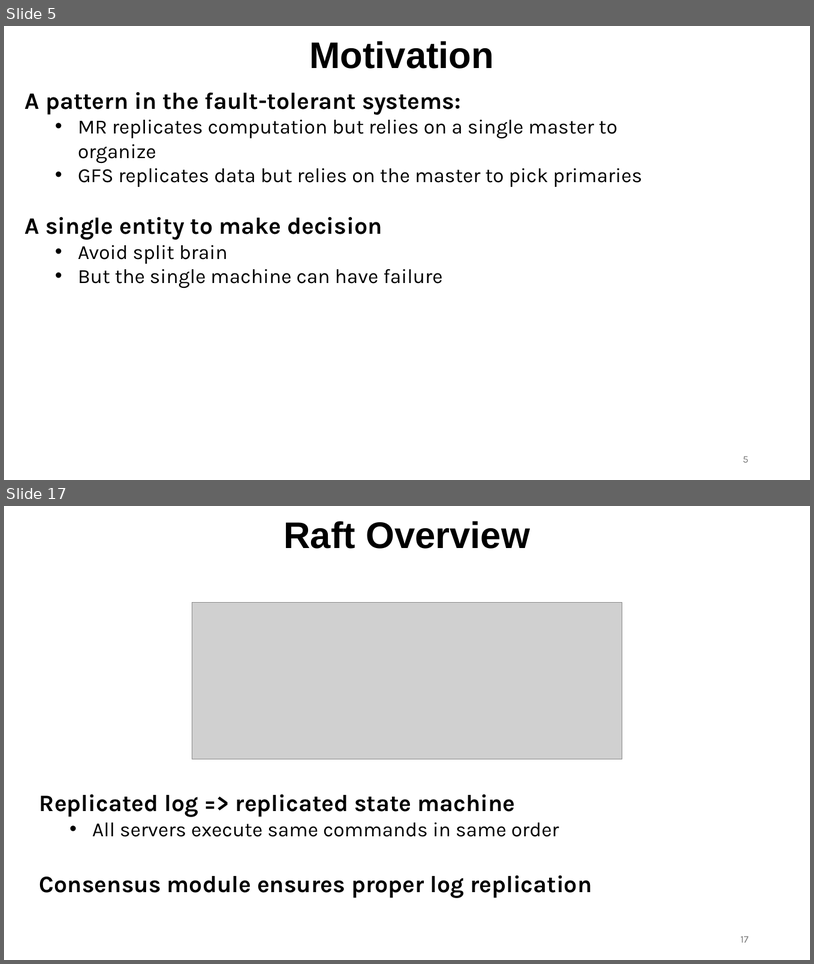
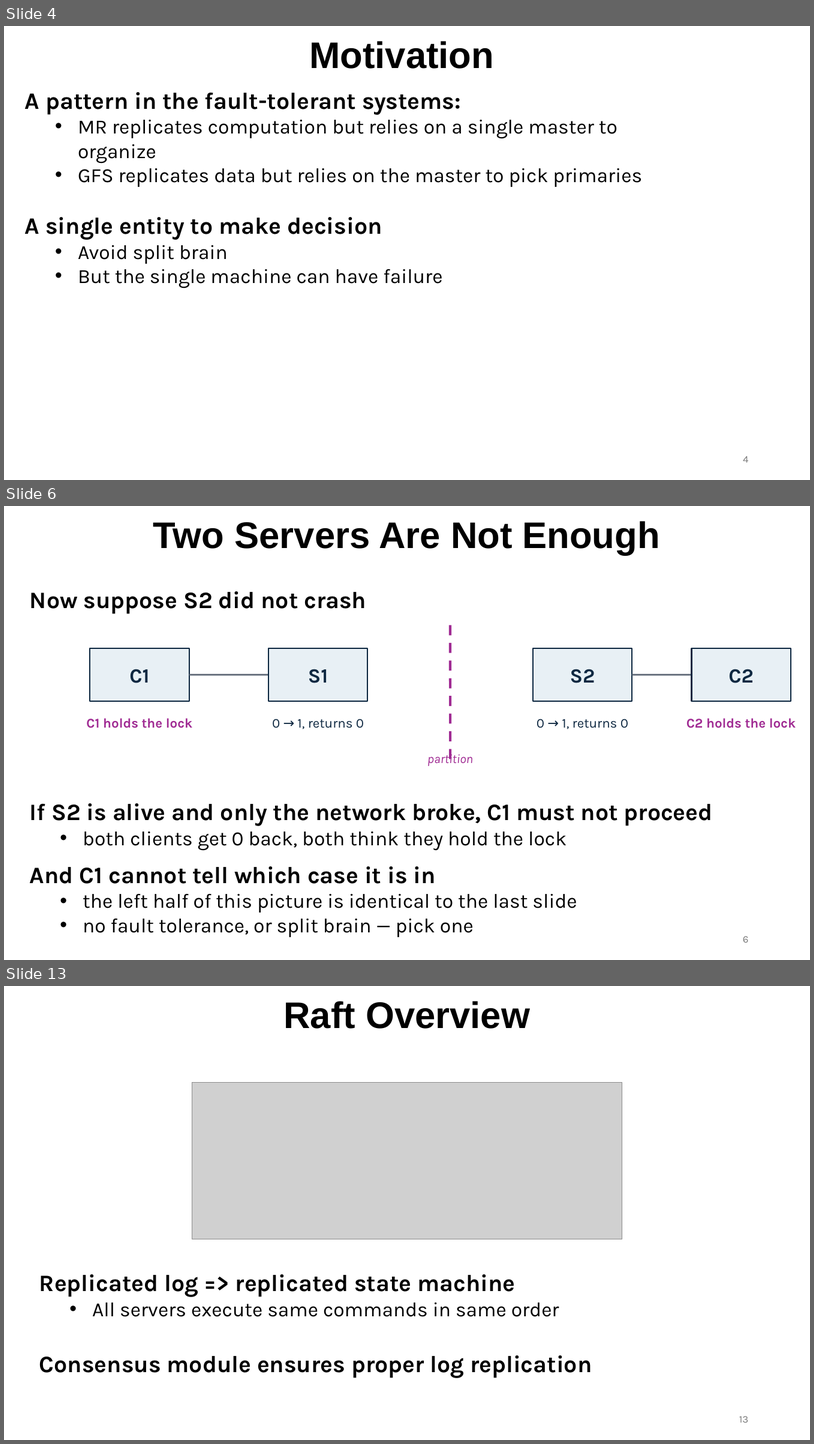
Before and after one commit to ec528/ec528.github.io, a slide deck: slides/fall26/6-raft-1.pptx. Shown one above the other, each under a label of ours: slides 5 and 17 before the commit, slides 4, 6 and 13 after it; the slides between them are not shown. The pictures are 814x964 and 814x1444 pixels, drawn with LibreOffice and Linux fonts; fonts in the diff are those of the drawing; grey boxes stand for pictures. Boxes give left, top, right and bottom in pixels: in the first picture for what was removed or moved away, otherwise in the second. Text is boxed around its words. In the diff, an @@ line names an element or a change of style, - is before the commit and + after.

```diff
--- a/slides/fall26/6-raft-1.pptx
+++ b/slides/fall26/6-raft-1.pptx
@@ slide 6 added at bbox=[4, 506, 810, 960], background #FFFFFF @@
@@ title added at bbox=[153, 521, 660, 555], 44 pt, text #000000, bold @@
+Two Servers Are Not Enough
@@ text added at bbox=[30, 591, 366, 614], 28 pt, text #000000, bold @@
+Now suppose S2 did not crash
@@ line added from (450, 625) to (450, 760), #A02B93 3 pt dashed @@
@@ rectangle added at bbox=[90, 648, 189, 701], fill #E8F0F5, outline #0E2841 1.5 pt, 24 pt, text #0E2841, bold @@
+C1
@@ rectangle added at bbox=[269, 648, 368, 701], fill #E8F0F5, outline #0E2841 1.5 pt, 24 pt, text #0E2841, bold @@
+S1
@@ rectangle added at bbox=[533, 648, 633, 701], fill #E8F0F5, outline #0E2841 1.5 pt, 24 pt, text #0E2841, bold @@
+S2
@@ rectangle added at bbox=[692, 648, 791, 701], fill #E8F0F5, outline #0E2841 1.5 pt, 24 pt, text #0E2841, bold @@
+C2
@@ rectangle added at bbox=[189, 673, 269, 675], fill #5B6573 @@
@@ rectangle added at bbox=[633, 673, 692, 675], fill #5B6573 @@
@@ text added at bbox=[86, 718, 192, 728], 16 pt, text #A02B93, bold @@
+C1 holds the lock
@@ text added at bbox=[272, 718, 364, 729], 16 pt, text #0E2841 @@
+0 → 1, returns 0
@@ text added at bbox=[537, 718, 629, 729], 16 pt, text #0E2841 @@
+0 → 1, returns 0
@@ text added at bbox=[687, 718, 796, 728], 16 pt, text #A02B93, bold @@
+C2 holds the lock
@@ text added at bbox=[428, 751, 473, 766], 15 pt, text #A02B93, italic @@
+partition
@@ text added at bbox=[30, 803, 713, 850], 28 pt, text #000000, bold @@
+If S2 is alive and only the network broke, C1 must not proceed
+  • both clients get 0 back, both think they hold the lock
@@ text added at bbox=[30, 866, 577, 937], 24 pt, text #000000 @@
+And C1 cannot tell which case it is in
+  • the left half of this picture is identical to the last slide
+  • no fault tolerance, or split brain — pick one
@@ page number added at bbox=[743, 936, 749, 942], 12 pt, text #797979 @@
+6
@@ what was slide 5 is now slide 4 @@
@@ page number at bbox=[743, 456, 749, 462]: text changed @@
-5
+4
@@ what was slide 17 is now slide 13 @@
@@ page number at bbox=[740, 1416, 749, 1422]: text changed @@
-17
+13
```
Also in this commit, not shown: 11 slides changed, 5 other slides added, 9 slides removed.
